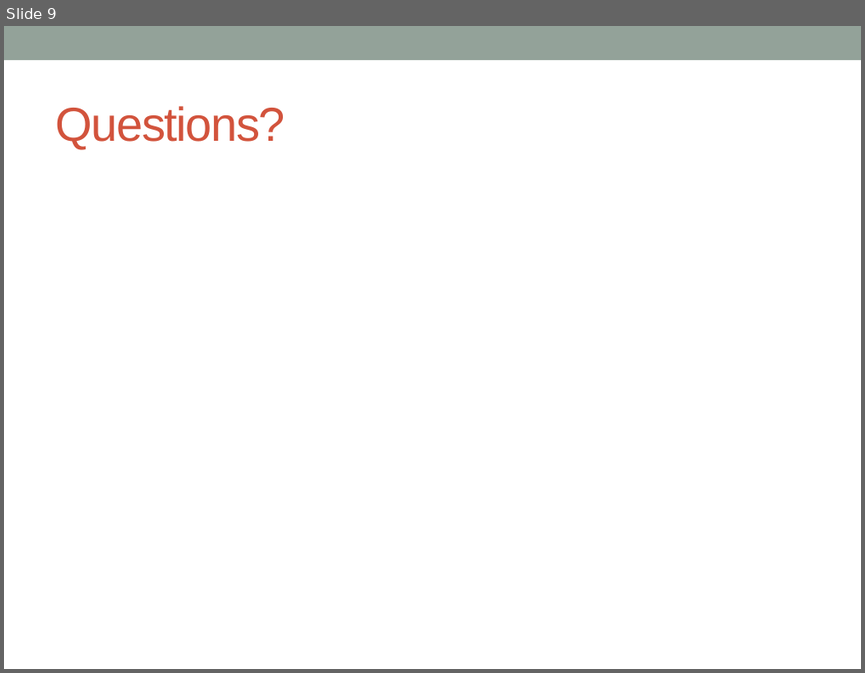
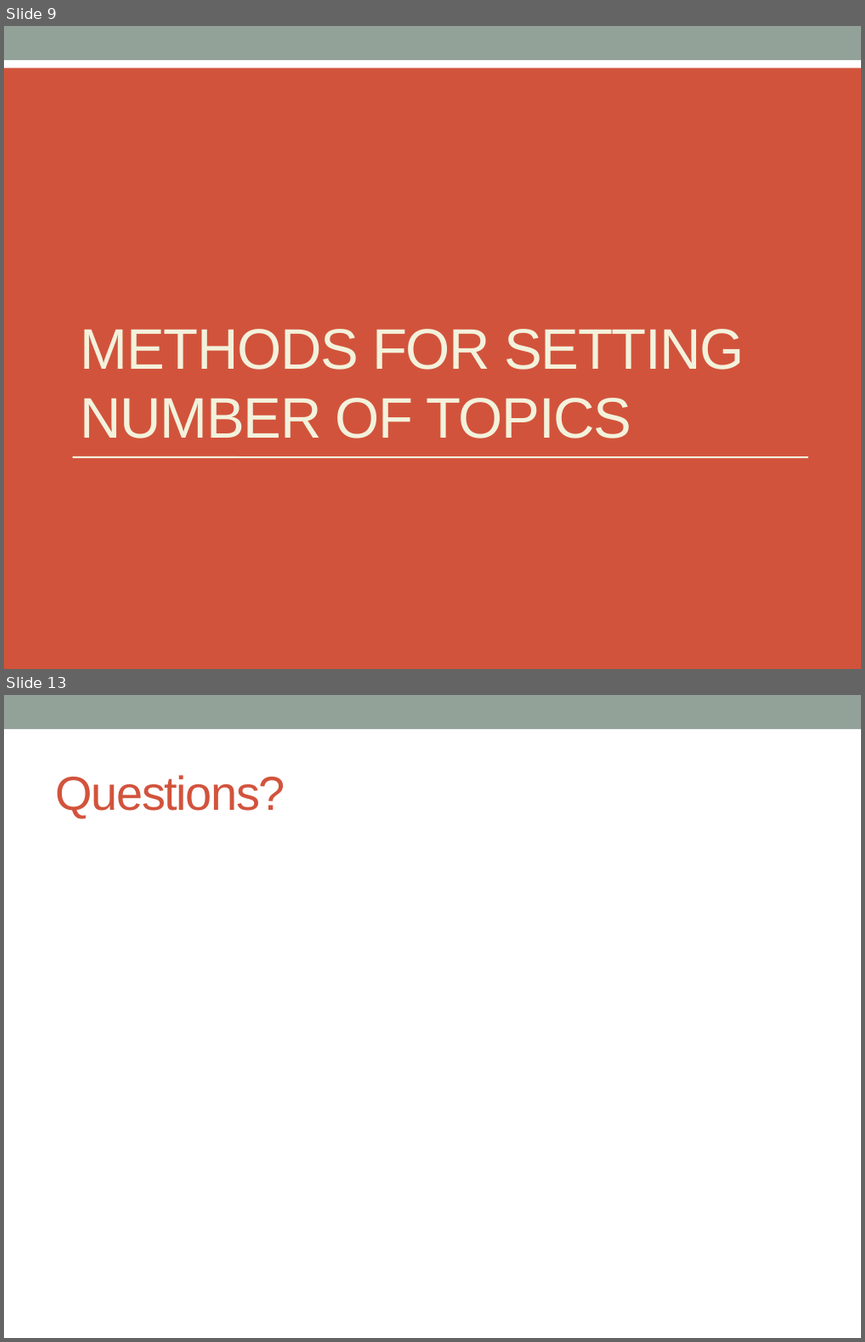
Before and after one commit to markheimann/Bayesian-ML, a slide deck: BMML_Presentation.pptx. Shown one above the other, each under a label of ours: slide 9 before the commit, slides 9 and 13 after it; the slides between them are not shown. The pictures are 865x673 and 865x1342 pixels, drawn with LibreOffice and Linux fonts; fonts in the diff are those of the drawing. Boxes give left, top, right and bottom in pixels: in the first picture for what was removed or moved away, otherwise in the second. Text is boxed around its words. In the diff, an @@ line names an element or a change of style, - is before the commit and + after.

```diff
--- a/BMML_Presentation.pptx
+++ b/BMML_Presentation.pptx
@@ slide 9 added at <box>4,26,861,669</box>, background #D2533C; not listed: 1 template element that a slide beside it also shows @@
@@ rectangle added at <box>4,46,861,68</box>, fill #FFFFFF @@
@@ title added at <box>80,329,744,438</box>, 48 pt, text #F3F2DC @@
+METHODS FOR SETTING NUMBER OF TOPICS
@@ line added from (73, 457) to (808, 457), #F3F2DC 1.5 pt @@
@@ what was slide 9 is now slide 13 @@
```
Also in this commit, not shown: 7 slides changed, 3 other slides added.
